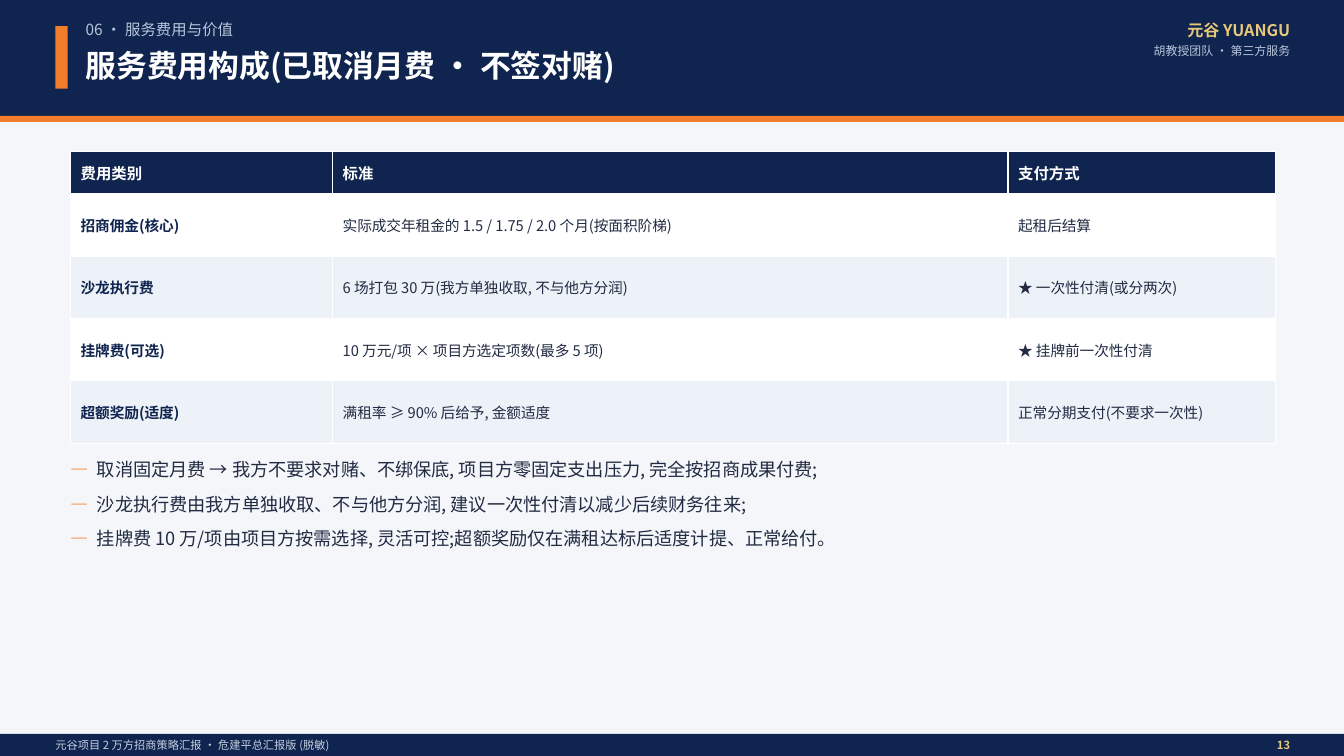
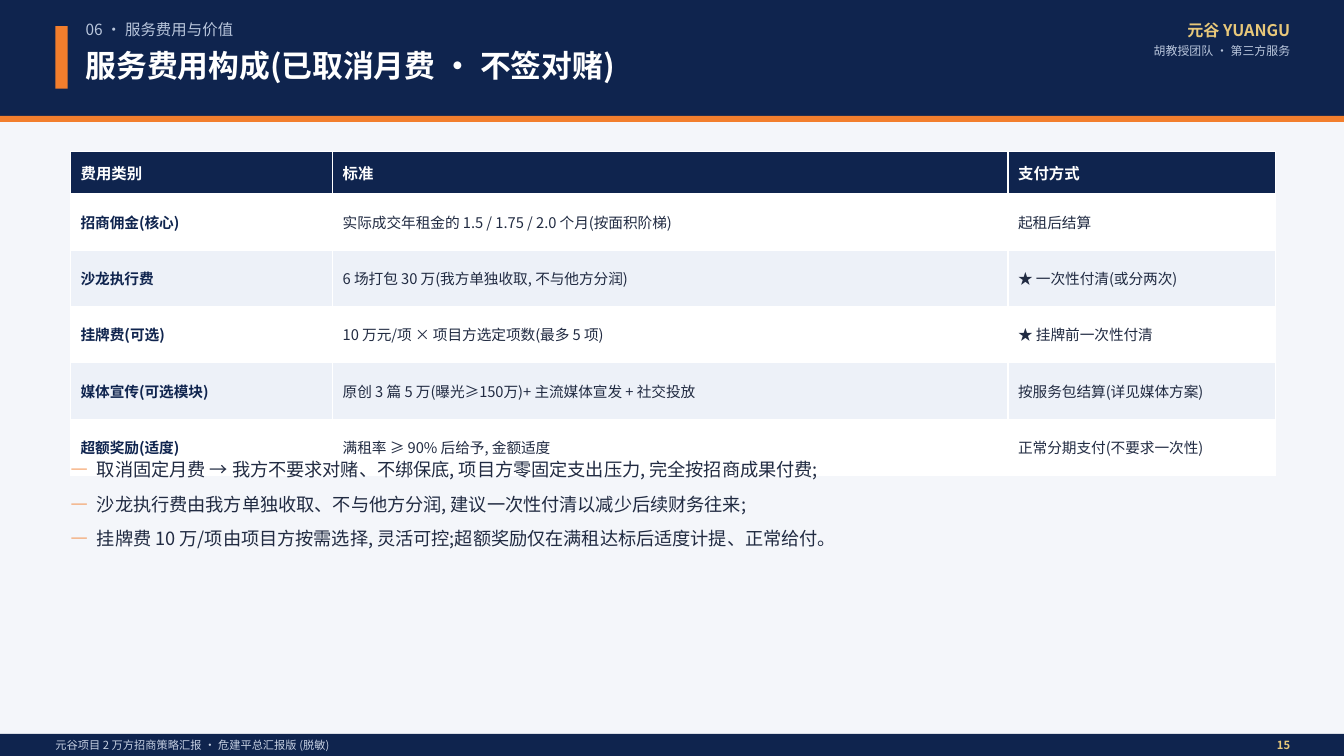
Before and after one commit to hujigang2010-maker/AIDEN, a slide deck: slide 22 of forsemir-yuangu/10_发危建平总版/元谷2万方招商策略汇报(危建平总汇报版).pptx (slide 20 before the commit). Drawn at 1344x756 pixels with LibreOffice and Linux fonts; fonts in the diff are those of the drawing. Boxes give left, top, right and bottom in pixels: in the first picture for what was removed or moved away, otherwise in the second. Text is boxed around its words. In the diff, an @@ line names an element or a change of style, - is before the commit and + after.

```diff
--- a/forsemir-yuangu/10_发危建平总版/元谷2万方招商策略汇报(危建平总汇报版).pptx
+++ b/forsemir-yuangu/10_发危建平总版/元谷2万方招商策略汇报(危建平总汇报版).pptx
@@ table at [71, 151, 1275, 476] @@
+row 5: 媒体宣传(可选模块) | 原创 3 篇 5 万(曝光≥150万)+ 主流媒体宣发 + 社交投放 | 按服务包结算(详见媒体方案)
@@ text at [1277, 740, 1290, 749]: text changed @@
-13
+15
```
Also in this commit, not shown: 2 other slides changed, 2 slides added, 13 other files.
